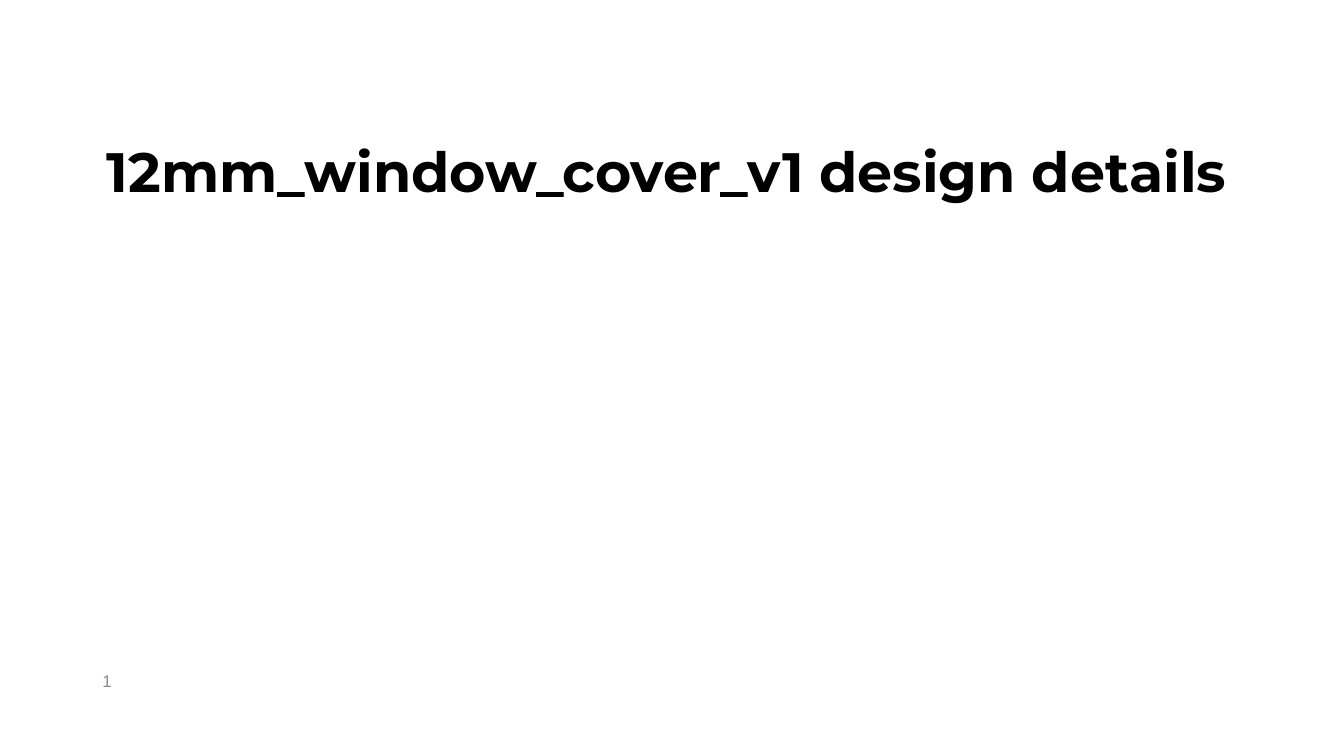
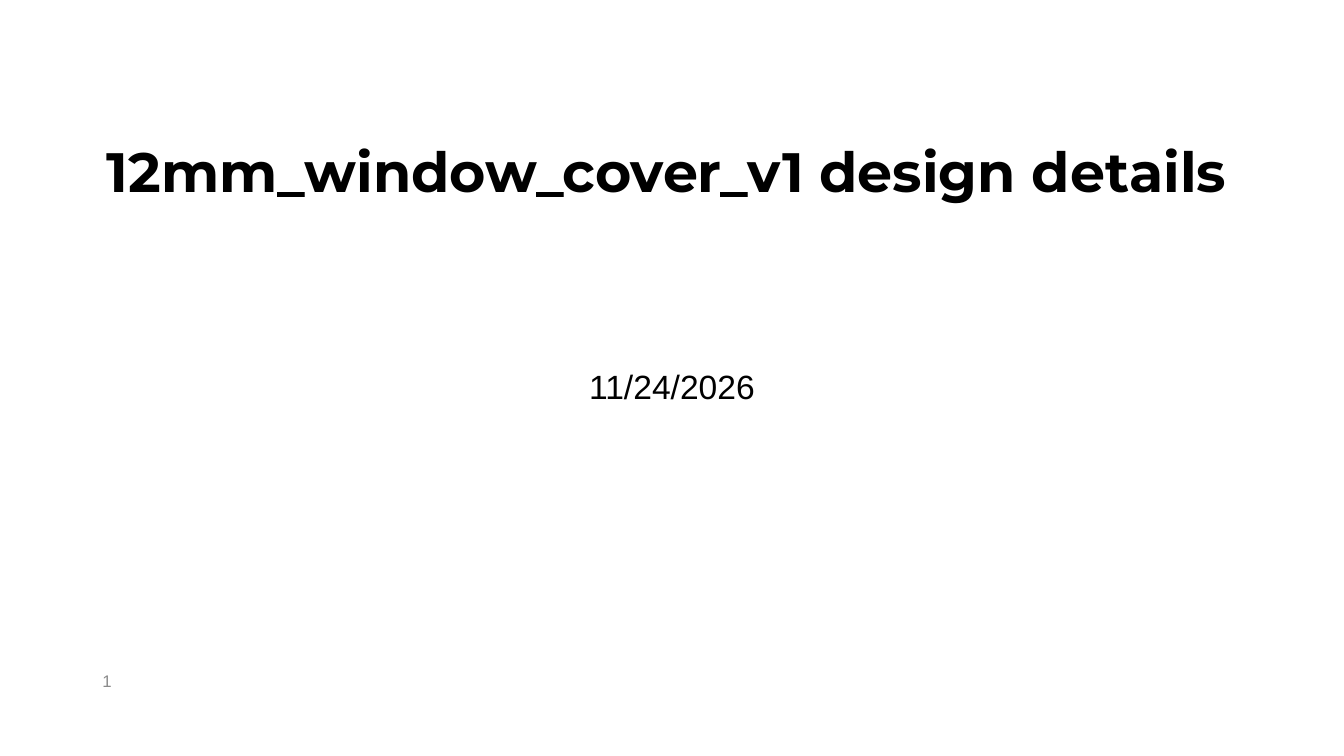
Before and after one commit to ARTS-Laboratory/LPBF-Observer, a slide deck: slide 1 of system_development/Damascus/V0.5.1/hardware development/Parts/12mm_window_cover_v1_details.pptx. Drawn at 1344x756 pixels with LibreOffice and Linux fonts; fonts in the diff are those of the drawing; background and template pictures are left out. Boxes give left, top, right and bottom in pixels: in the first picture for what was removed or moved away, otherwise in the second. Text is boxed around its words. In the diff, an @@ line names an element or a change of style, - is before the commit and + after.

```diff
--- a/system_development/Damascus/V0.5.1/hardware development/Parts/12mm_window_cover_v1_details.pptx
+++ b/system_development/Damascus/V0.5.1/hardware development/Parts/12mm_window_cover_v1_details.pptx
@@ subtitle added at (x1=589, y1=374, x2=755, y2=400), 24 pt, text #000000 @@
+11/24/2026
```
Also in this commit, not shown: 2 slides added, 5 slides removed.
